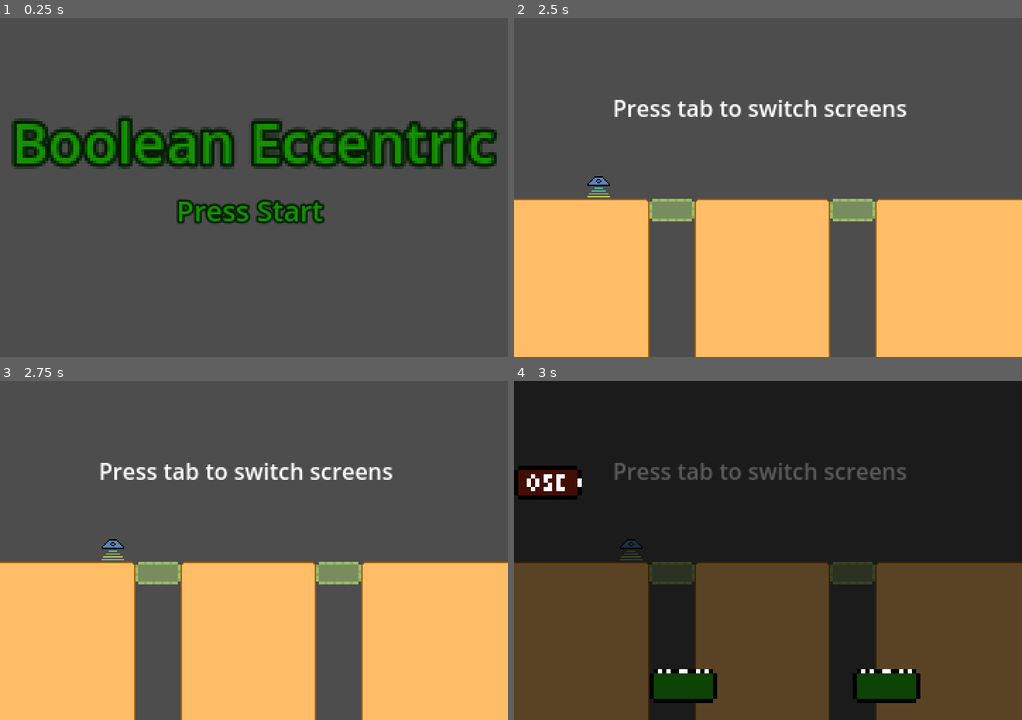
Above: before the commit, frames 1-4 (two rows, left to right).
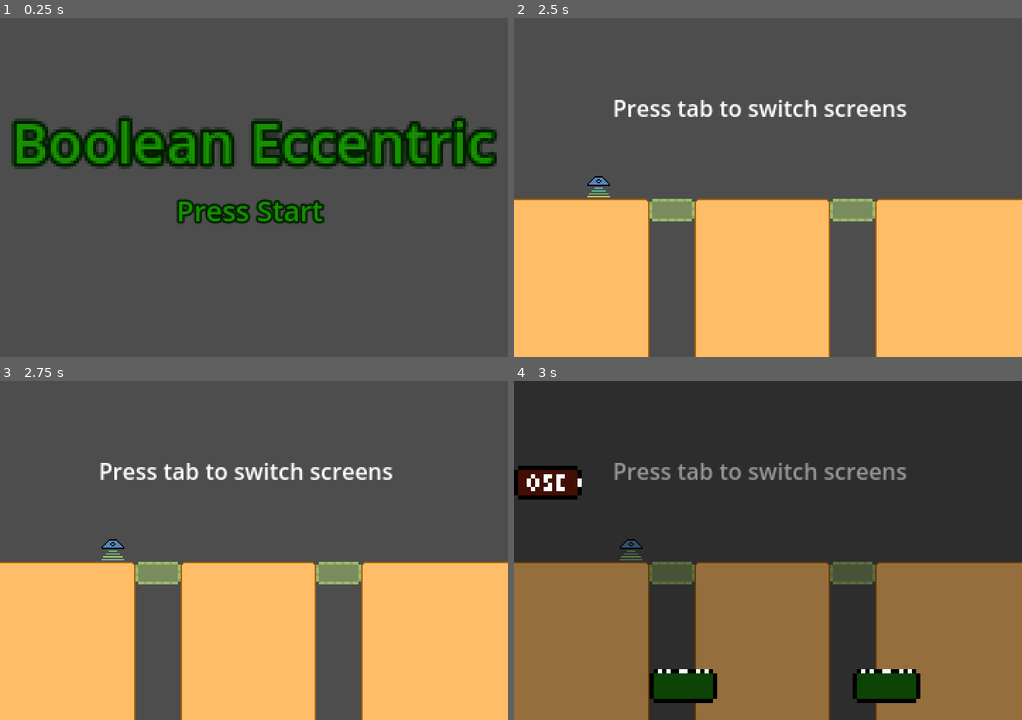
Above: after the commit, the same moments.

Repository: Gaelach-cael/puzzle-platformer-game
Game: Godot game, scene res://scenes/menu.tscn
Two runs of this game, one before a commit and one after it. Both use one fixed random seed, a clock stepped at 60 frames per second and the inputs below.
Inputs:
- Up to frame 1 (0.25 s): no input
- Up to frame 2 (2.5 s): tap Enter (start) at 0.5, 2, 2.1 s; hold D (right) 0.53-1.25 s; hold S (crouch) 0.53-1.25 s; click "Level 1" at 1.25 s; hold D (right) from 2.03 s (still down)
- Up to frame 3 (2.75 s): keep holding D (right)
- Up to frame 4 (3 s): tap Enter (start) at 2.75 s; release D (right) at 2.78 s; hold A (left) from 2.78 s (still down); hold Tab (switch) from 2.78 s (still down)

Frames 1-3 are identical in both runs. In frame 4, 40% of the frame differs, in the area x 0-100%, y 24-100%.

Commit message:
Update BG.tres

Diff:
--- a/theme/BG.tres
+++ b/theme/BG.tres
@@ -1,7 +1,7 @@
 [gd_resource type="Theme" load_steps=2 format=3 uid="uid://cdhcndcrurt4y"]
 
 [sub_resource type="StyleBoxFlat" id="StyleBoxFlat_0j5or"]
-bg_color = Color(0, 0, 0, 0.647059)
+bg_color = Color(0, 0, 0, 0.415686)
 
 [resource]
 Label/styles/normal = SubResource("StyleBoxFlat_0j5or")
